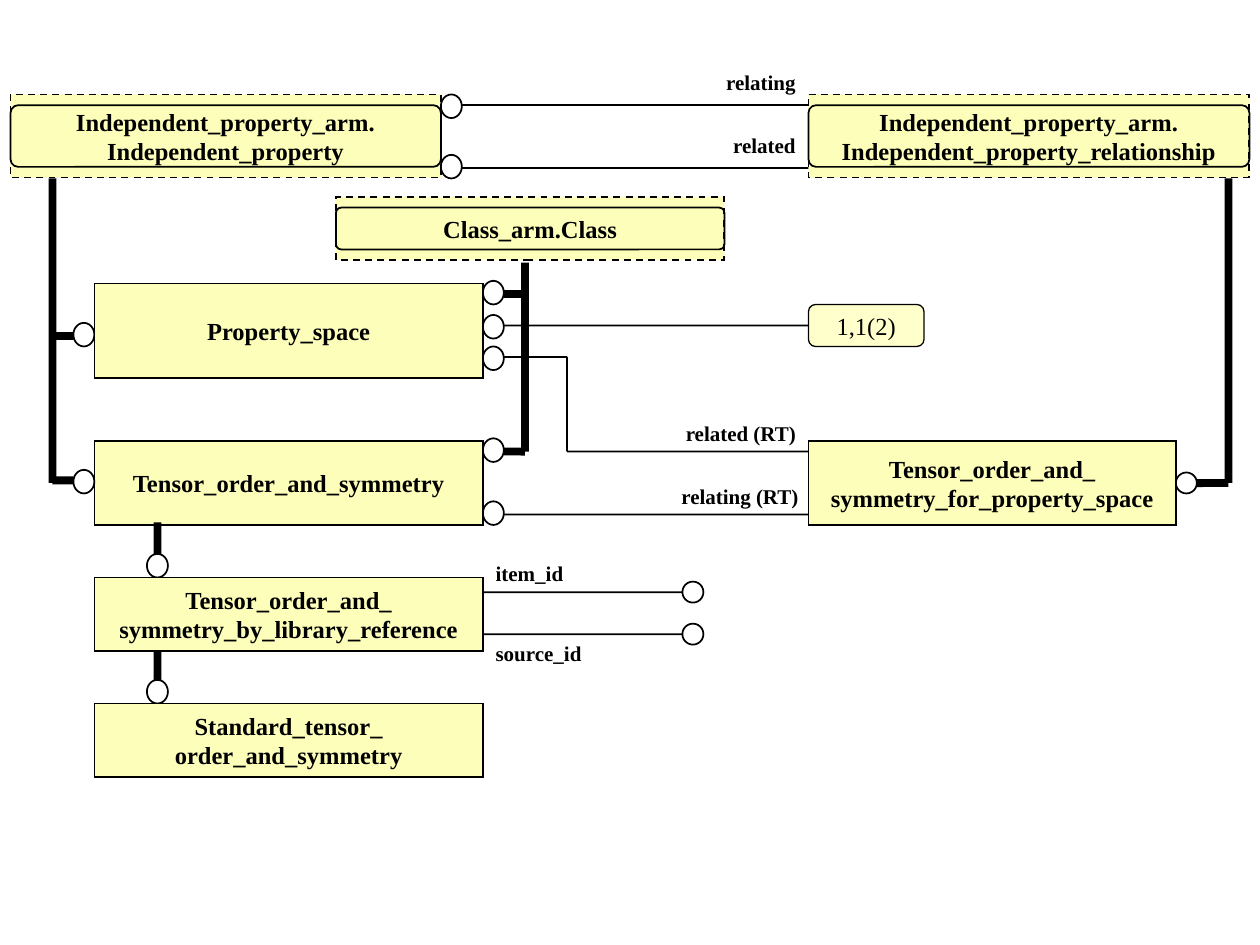
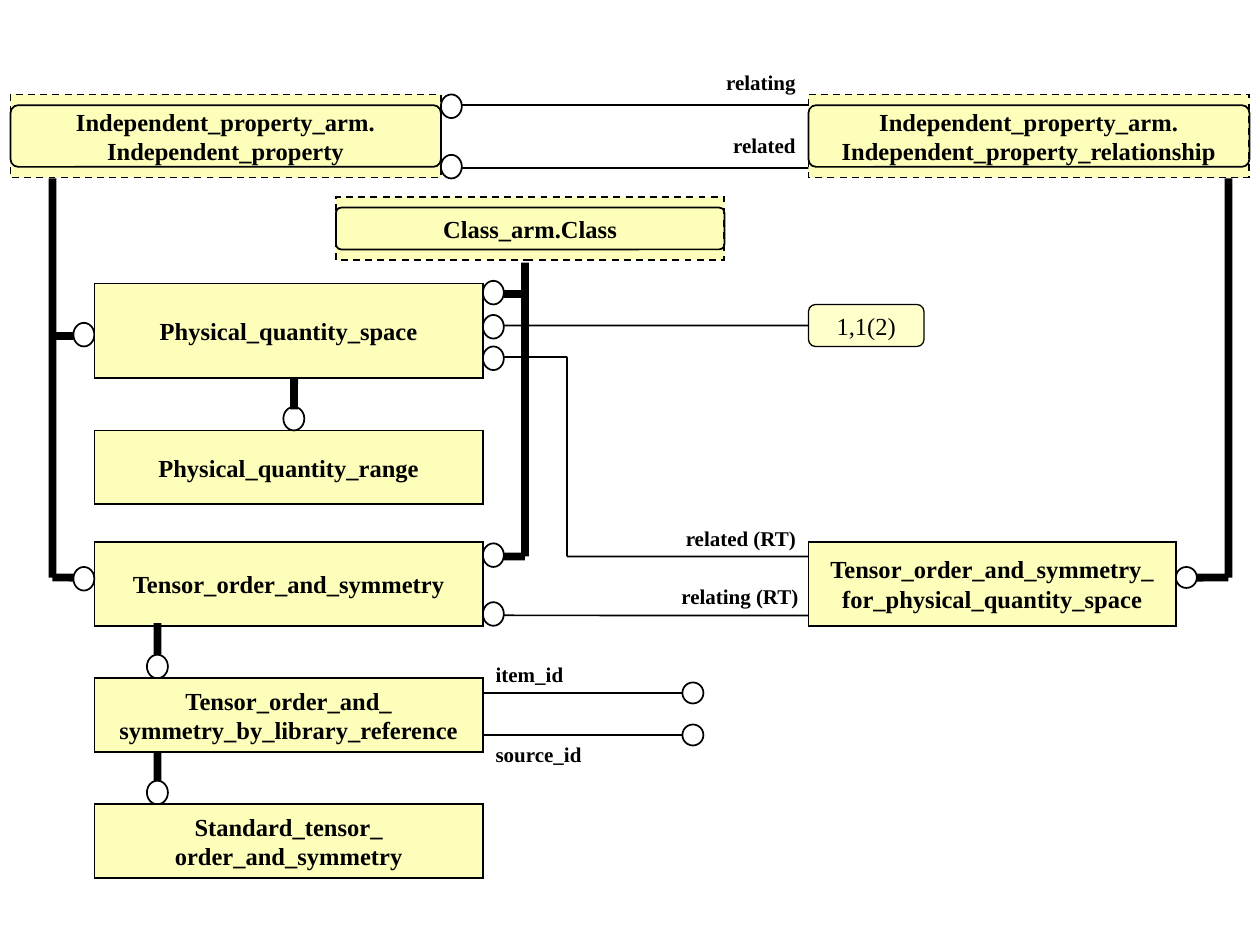
Before and after one commit to starseeker/stepmod_mirror, a slide deck: slide 2 of data/modules/property_space/property_space.ppt. Drawn at 1260x945 pixels with LibreOffice and Linux fonts; fonts in the diff are those of the drawing. Boxes give left, top, right and bottom in pixels: in the first picture for what was removed or moved away, otherwise in the second. Text is boxed around its words. In the diff, an @@ line names an element or a change of style, - is before the commit and + after.

Commit message:
getting range right

```diff
--- a/data/modules/property_space/property_space.ppt
+++ b/data/modules/property_space/property_space.ppt
@@ line moved from (53, 483) - (53, 179) to (53, 577) - (53, 179) @@
@@ line moved from (1228, 483) - (1228, 179) to (1228, 577) - (1228, 179) @@
@@ line moved from (525, 451) - (525, 262) to (525, 557) - (525, 262) @@
@@ text in rectangle at [160,323,418,346]: text changed @@
-Property_space
+Physical_quantity_space
@@ line moved from (567, 451) - (567, 357) to (567, 557) - (567, 357) @@
@@ line added from (294, 410) to (294, 378), #000000 4.51 pt @@
@@ ellipse added at [284,407,305,431], fill #FFFFFF, outline #000000 0.99 pt @@
@@ rectangle added at [94,431,483,504], fill #FCFEB9, outline #000000 0.99 pt, 14 pt, text #000000, bold @@
+Physical_quantity_range
@@ 2 lines, 1 text, 1 ellipse: place and size @@
-2 lines, 1 text, 1 ellipse at [483,426,809,462]
+2 lines, 1 text, 1 ellipse at [483,531,809,567]
@@ text in rectangle at [830,561,1153,614]: text changed @@
-Tensor_order_and_
-symmetry_for_property_space
+Tensor_order_and_symmetry_
+for_physical_quantity_space
@@ 2 ellipses, 2 lines: place and size @@
-2 ellipses, 2 lines at [53,470,1228,494]
+2 ellipses, 2 lines at [53,567,1228,591]
@@ 5 lines, 5 ellipses, 4 rectangles, 3 texts: place and size @@
-5 lines, 5 ellipses, 4 rectangles, 3 texts at [94,441,1177,776]
+5 lines, 5 ellipses, 4 rectangles, 3 texts at [94,542,1177,877]
```
Also in this commit, not shown: 2 other slides changed, 20 other files.
